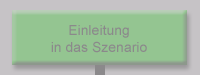
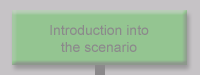
Layered file, before and after one edit (200x75). Changes by layer:
renamed "Einleitung in das Szenario" to "Introduction into the scenario", painted on it over [50, 25, 149, 53]
